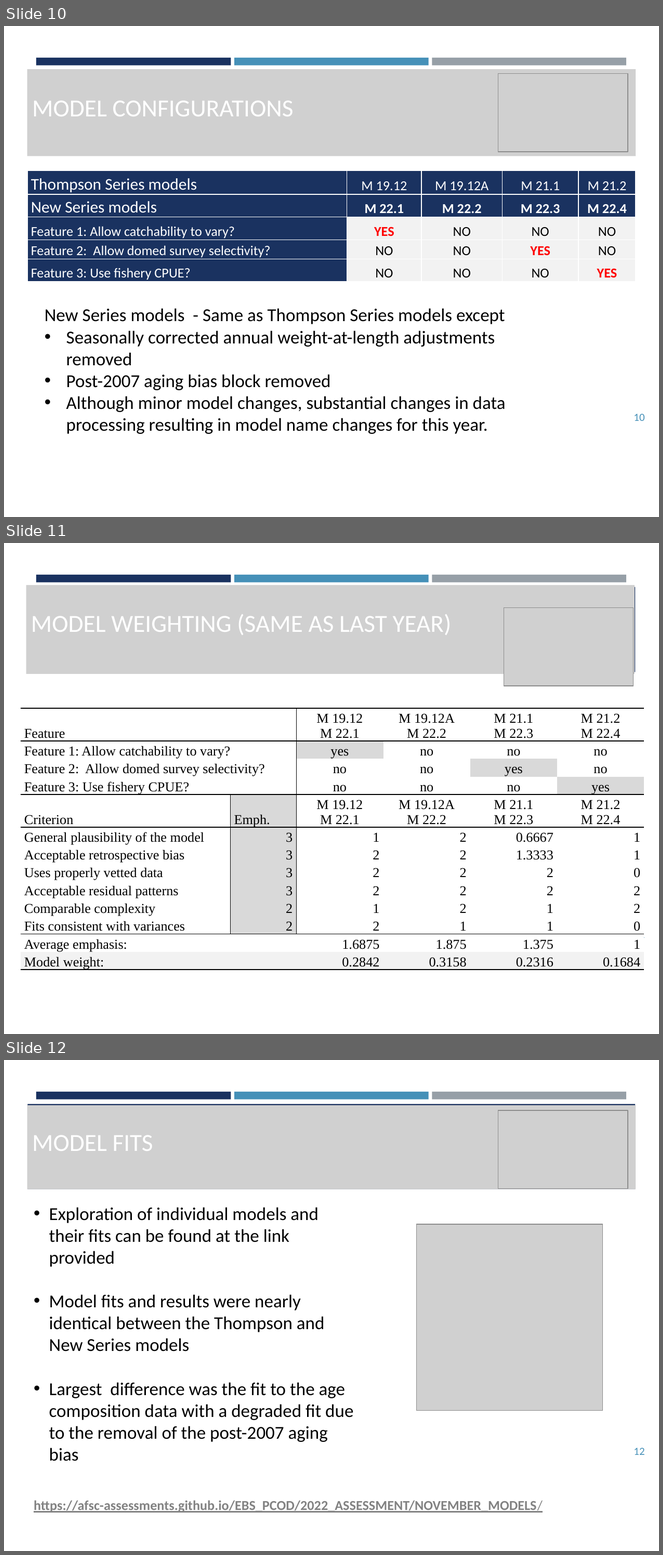
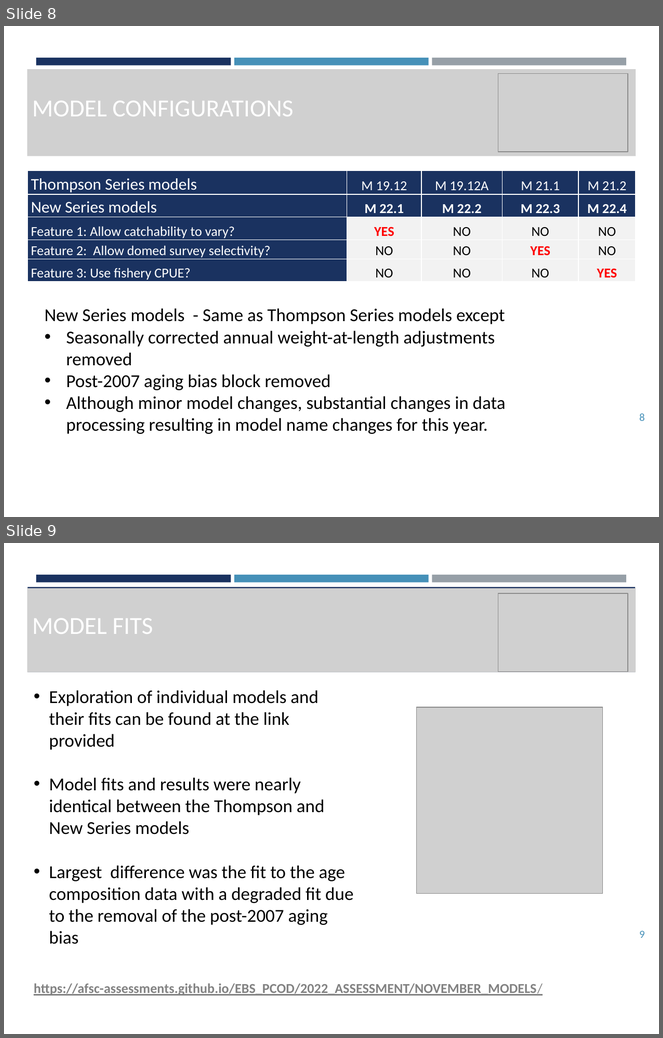
Before and after one commit to afsc-assessments/EBS_PCOD, a slide deck: 2022_ASSESSMENT/NOVEMBER_MODELS/BS_PCOD_SSC_Presentation_2022.pptx. Shown one above the other, each under a label of ours: slides 10, 11 and 12 before the commit, slides 8 and 9 after it. The pictures are 663x1555 and 663x1038 pixels, drawn with LibreOffice and Linux fonts; fonts in the diff are those of the drawing; grey boxes stand for pictures. Boxes give left, top, right and bottom in pixels: in the first picture for what was removed or moved away, otherwise in the second. Text is boxed around its words. In the diff, an @@ line names an element or a change of style, - is before the commit and + after.

```diff
--- a/2022_ASSESSMENT/NOVEMBER_MODELS/BS_PCOD_SSC_Presentation_2022.pptx
+++ b/2022_ASSESSMENT/NOVEMBER_MODELS/BS_PCOD_SSC_Presentation_2022.pptx
@@ slide 11 removed at (4, 543, 659, 1034), background #FFFFFF; not listed: 4 template elements that a slide beside it also shows @@
@@ picture removed at (26, 585, 635, 674) @@
@@ title removed at (31, 614, 452, 635) @@
-MODEL WEIGHTING (SAME AS LAST YEAR)
@@ picture removed at (504, 608, 634, 687) @@
@@ table removed at (21, 708, 645, 972), 13 rows, 6 columns @@
-Feature |  | M 19.12 / M 22.1 | M 19.12A / M 22.2 | M 21.1 / M 22.3 | M 21.2 / M 22.4
-Feature 1: Allow catchability to vary? |  | yes | no | no | no
-Feature 2: Allow domed survey selectivity? |  | no | no | yes | no
-Feature 3: Use fishery CPUE? |  | no | no | no | yes
-Criterion | Emph. | M 19.12 / M 22.1 | M 19.12A / M 22.2 | M 21.1 / M 22.3 | M 21.2 / M 22.4
-General plausibility of the model | 3 | 1 | 2 | 0.6667 | 1
-Acceptable retrospective bias | 3 | 2 | 2 | 1.3333 | 1
-Uses properly vetted data | 3 | 2 | 2 | 2 | 0
-Acceptable residual patterns | 3 | 2 | 2 | 2 | 2
-Comparable complexity | 2 | 1 | 2 | 1 | 2
-Fits consistent with variances | 2 | 2 | 1 | 1 | 0
-Average emphasis: |  | 1.6875 | 1.875 | 1.375 | 1
-Model weight: |  | 0.2842 | 0.3158 | 0.2316 | 0.1684
@@ page number removed at (634, 929, 645, 942) @@
-11
@@ what was slide 10 is now slide 8 @@
@@ page number at (639, 413, 645, 421): text changed @@
-10
+8
@@ what was slide 12 is now slide 9 @@
@@ page number at (639, 931, 645, 938): text changed @@
-12
+9
```
Also in this commit, not shown: 1 slide changed, 5 slides added, 7 other slides removed, 50 other files.
